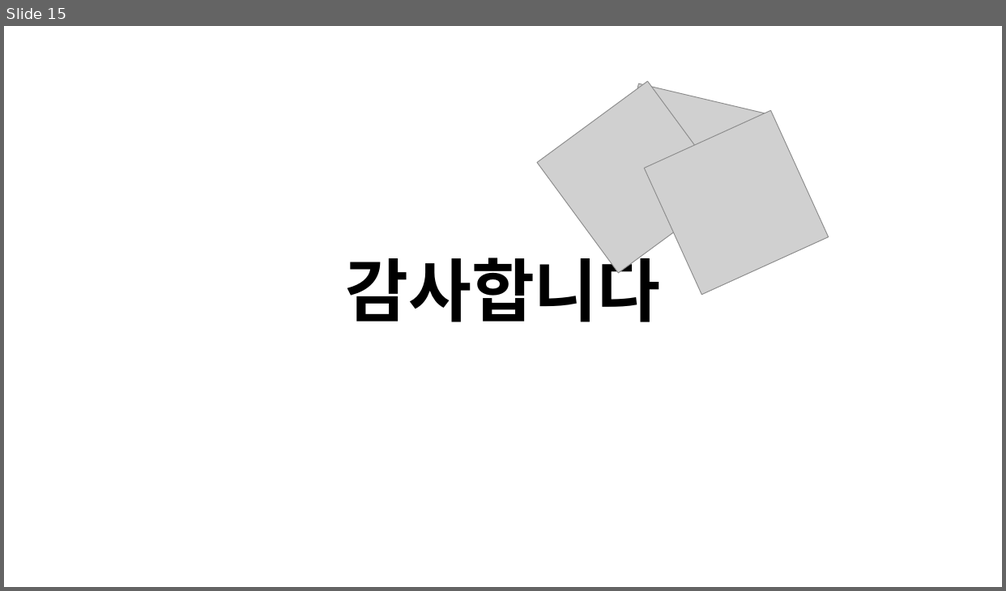
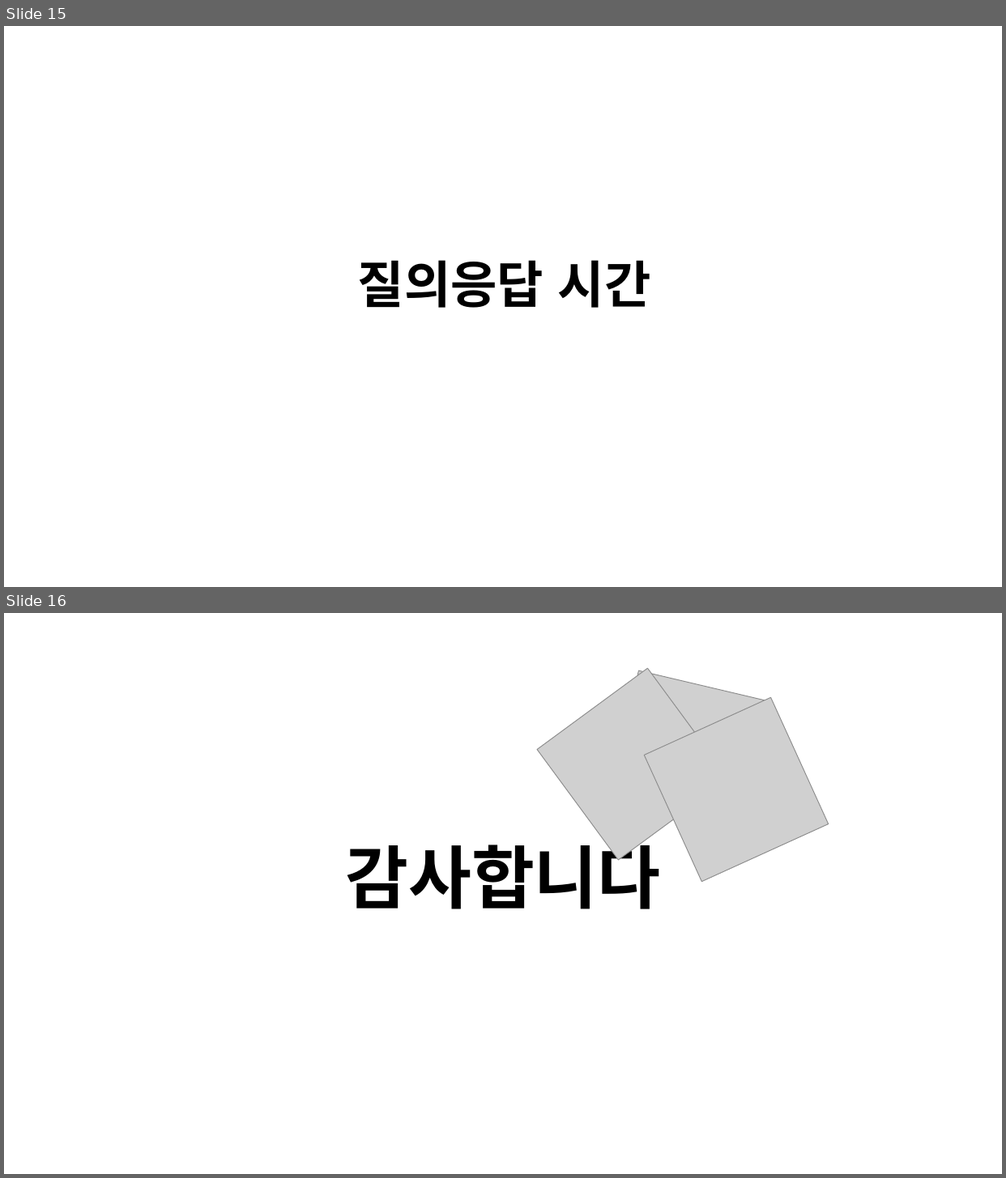
Before and after one commit to 2018sunrinton/ppt, a slide deck: ppt.pptx. Shown one above the other, each under a label of ours: slide 15 before the commit, slides 15 and 16 after it. The pictures are 1006x591 and 1006x1178 pixels, drawn with LibreOffice and Linux fonts; fonts in the diff are those of the drawing; grey boxes stand for pictures. Boxes give left, top, right and bottom in pixels: in the first picture for what was removed or moved away, otherwise in the second. Text is boxed around its words. In the diff, an @@ line names an element or a change of style, - is before the commit and + after.

Commit message:
finish project

```diff
--- a/ppt.pptx
+++ b/ppt.pptx
@@ slide 15 added at bbox=[4, 26, 1002, 587], background #FFFFFF @@
@@ title added at bbox=[358, 260, 651, 308], 48.6 pt, text #000000, bold @@
+질의응답 시간
@@ what was slide 15 is now slide 16 @@
```
